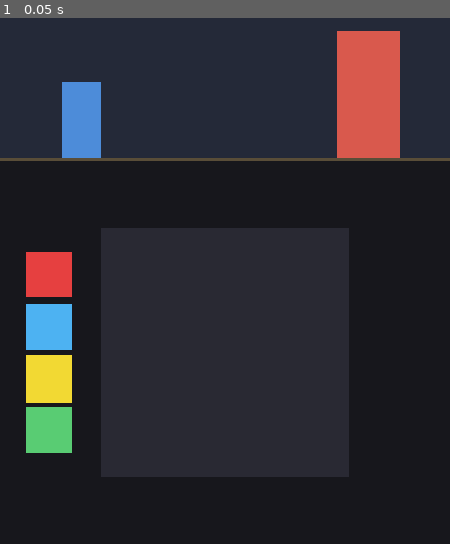
Above: before the commit, frame 1.
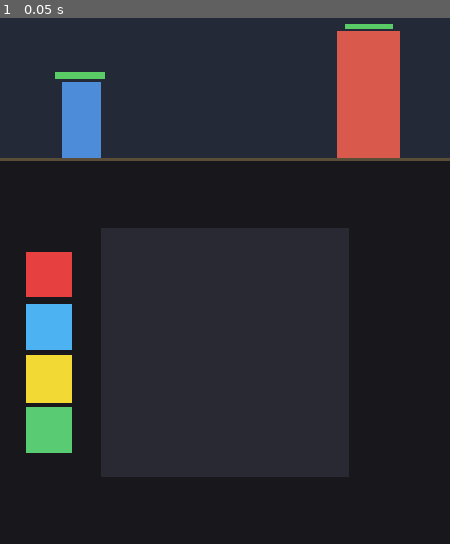
Above: after the commit, the same moment.

Repository: AhmetBilalOzgun/ilk_oyun
Game: Godot game, scene res://scenes/main.tscn
The game is run twice, just before and just after one commit, with the same random seed, the same clock (stepped at 60 frames per second) and the same inputs.
Inputs:
- Up to frame 1 (0.05 s): no input

The runs differ from the first frame. In frame 1, 0.2% of the frame differs, in the area x 12-88%, y 1-12%.

Commit message:
feat: Implement health and damage system with reusable components

Diff:
--- /dev/null
+++ b/scripts/health.gd
@@ -0,0 +1,34 @@
+extends Node
+
+# Yeniden kullanılabilir can bileşeni. Bir birime (Player/Enemy) child olarak
+# eklenir, HP durumunu tutar ve hasar/ölüm sinyalleri yayar.
+# Görsel yok — çizim HealthBar'ın işi.
+
+signal damaged(amount: int, hp: int)
+signal died
+
+@export var max_hp: int = 100
+var hp: int
+
+func _ready() -> void:
+	hp = max_hp
+
+func take_damage(amount: int) -> void:
+	if hp <= 0:
+		return
+	hp = max(0, hp - amount)
+	damaged.emit(amount, hp)
+	if hp == 0:
+		died.emit()
+
+func heal(amount: int) -> void:
+	if hp <= 0:
+		return
+	hp = min(max_hp, hp + amount)
+	damaged.emit(-amount, hp)
+
+func is_alive() -> bool:
+	return hp > 0
+
+func ratio() -> float:
+	return float(hp) / float(max_hp) if max_hp > 0 else 0.0
--- /dev/null
+++ b/scripts/health_bar.gd
@@ -0,0 +1,31 @@
+extends Node2D
+
+# Greybox can çubuğu: koyu arka plan + renkli dolum ColorRect'i.
+# global_position = çubuğun sol-üst köşesi. Dolum HP oranına göre daralır ve
+# yeşilden kırmızıya geçer. Fare girdisini engellemez (draw canvas'ı bloklamaz).
+
+const WIDTH := 120.0
+const HEIGHT := 14.0
+const BG := Color(0.08, 0.08, 0.1, 0.9)
+const HI := Color(0.35, 0.8, 0.4, 1)   # dolu
+const LO := Color(0.85, 0.3, 0.25, 1)  # boşa yakın
+
+var _bg: ColorRect
+var _fill: ColorRect
+
+func _ready() -> void:
+	_bg = ColorRect.new()
+	_bg.size = Vector2(WIDTH, HEIGHT)
+	_bg.color = BG
+	_bg.mouse_filter = Control.MOUSE_FILTER_IGNORE
+	add_child(_bg)
+	_fill = ColorRect.new()
+	_fill.size = Vector2(WIDTH, HEIGHT)
+	_fill.color = HI
+	_fill.mouse_filter = Control.MOUSE_FILTER_IGNORE
+	add_child(_fill)
+
+func set_ratio(r: float) -> void:
+	r = clampf(r, 0.0, 1.0)
+	_fill.size = Vector2(WIDTH * r, HEIGHT)
+	_fill.color = HI.lerp(LO, 1.0 - r)
--- a/scripts/main.gd
+++ b/scripts/main.gd
@@ -8,6 +8,9 @@
 #   V  (tek keskin köşe)        -> yeşil mermi
 # Her rün Player'dan Enemy'ye mermi gönderir. Hasar/can yok; logic + renk.
 
+const HealthScript = preload("res://scripts/health.gd")
+const HealthBarScript = preload("res://scripts/health_bar.gd")
+
 @onready var player: ColorRect = $BattleArea/Player
 @onready var enemy: ColorRect = $BattleArea/Enemy
 @onready var canvas: ColorRect = $DrawArea/DrawCanvas
@@ -17,6 +20,12 @@
 const COMMIT_DELAY := 0.22     # düz çizgi/X için ikinci stroke bekleme süresi
 const CORNER_DEG := 55.0       # köşe sayılacak min dönüş açısı
 const CLOSED_RATIO := 0.30     # kapalı şekil: baş-son mesafe / yol uzunluğu eşiği
+
+# Can / hasar
+const PLAYER_MAX_HP := 100
+const ENEMY_MAX_HP := 100
+# Rüne göre mermi hasarı
+const RUNE_DAMAGE := {"line": 10, "X": 25, "O": 15, "lightning": 30, "V": 20}
 
 # Rün renkleri
 const C_LINE := Color(0.9, 0.9, 0.9, 1)     # düz vuruş
@@ -31,7 +40,40 @@
 var commit_left := -1.0
 var projectiles: Array = []
 
+var player_health
+var enemy_health
+var player_bar
+var enemy_bar
+var game_over := false
+
+func _ready() -> void:
+	player_health = _make_health(player, PLAYER_MAX_HP)
+	enemy_health = _make_health(enemy, ENEMY_MAX_HP)
+	player_bar = _make_bar(player)
+	enemy_bar = _make_bar(enemy)
+	player_health.damaged.connect(func(_a, _h): player_bar.set_ratio(player_health.ratio()))
+	enemy_health.damaged.connect(func(_a, _h): enemy_bar.set_ratio(enemy_health.ratio()))
+	player_health.died.connect(_on_player_died)
+	enemy_health.died.connect(_on_enemy_died)
+
+func _make_health(unit: ColorRect, max_hp: int):
+	var h = HealthScript.new()
+	h.max_hp = max_hp
+	unit.add_child(h)
+	return h
+
+func _make_bar(unit: ColorRect):
+	var bar = HealthBarScript.new()
+	add_child(bar)
+	var r := unit.get_global_rect()
+	bar.global_position = Vector2(
+		r.position.x + r.size.x * 0.5 - HealthBarScript.WIDTH * 0.5,
+		r.position.y - HealthBarScript.HEIGHT - 8.0)
+	return bar
+
 func _unhandled_input(event: InputEvent) -> void:
+	if game_over:
+		return
 	if event is InputEventMouseButton and event.button_index == MOUSE_BUTTON_LEFT:
 		if event.pressed and canvas.get_global_rect().has_point(event.position):
 			drawing = true
@@ -52,6 +94,8 @@
 		current.append(event.position)
 
 func _process(delta: float) -> void:
+	if game_over:
+		return
 	if commit_left > 0.0:
 		commit_left -= delta
 		if commit_left <= 0.0:
@@ -59,6 +103,17 @@
 			_commit()
 	_advance_projectiles(delta)
 
+# --- Can / hasar ---
+
+func _on_enemy_died() -> void:
+	print("Düşman öldü")
+	enemy_bar.queue_free()
+	enemy.queue_free()
+
+func _on_player_died() -> void:
+	game_over = true
+	print("Oyun bitti — büyücü öldü")
+
 # --- Rün sınıflandırma ---
 
 func _commit() -> void:
@@ -69,19 +124,19 @@
 	match rune:
 		"line":
 			print("Düz çizgi -> düz vuruş")
-			_fire(C_LINE)
+			_fire(C_LINE, RUNE_DAMAGE["line"])
 		"X":
 			print("X rünü")
-			_fire(C_X)
+			_fire(C_X, RUNE_DAMAGE["X"])
 		"O":
 			print("O rünü")
-			_fire(C_O)
+			_fire(C_O, RUNE_DAMAGE["O"])
 		"lightning":
 			print("Yıldırım rünü")
-			_fire(C_LIGHT)
+			_fire(C_LIGHT, RUNE_DAMAGE["lightning"])
 		"V":
 			print("V rünü")
-			_fire(C_V)
+			_fire(C_V, RUNE_DAMAGE["V"])
 		_:
 			print("Rün tanınmadı, vuruş yok")
 
@@ -164,10 +219,11 @@
 
 # --- Mermi ---
 
-func _fire(color: Color) -> void:
+func _fire(color: Color, damage: int) -> void:
 	var proj := ColorRect.new()
 	proj.size = Vector2(48, 22)
 	proj.color = color
+	proj.set_meta("damage", damage)
 	add_child(proj)
 	proj.global_position = _player_muzzle() - proj.size * 0.5
 	projectiles.append(proj)
@@ -182,13 +238,21 @@
 
 func _advance_projectiles(delta: float) -> void:
 	if projectiles.is_empty():
+		return
+	# Hedef öldü/yok: uçan mermileri temizle (freed node'a nişan alıp çökme).
+	if not is_instance_valid(enemy) or not enemy_health.is_alive():
+		for proj in projectiles:
+			proj.queue_free()
+		projectiles = []
 		return
 	var target := _enemy_center()
 	for proj in projectiles.duplicate():
 		var center: Vector2 = proj.global_position + proj.size * 0.5
 		var to := target - center
 		if to.length() <= PROJ_SPEED * delta + 4.0:
-			print("Mermi rakibe isabet etti")
+			var dmg: int = proj.get_meta("damage", 0)
+			enemy_health.take_damage(dmg)
+			print("Mermi isabet -> %d hasar (düşman kalan %d)" % [dmg, enemy_health.hp])
 			projectiles.erase(proj)
 			proj.queue_free()
 		else:
Not shown, added: export_presets.cfg
Not shown, added: scripts/health.gd.uid
Not shown, added: scripts/health_bar.gd.uid
Not shown, added: wiki/design/health-and-damage.md
Not shown, changed: wiki/hot.md
Not shown, changed: wiki/index.md
Not shown, changed: wiki/log.md
